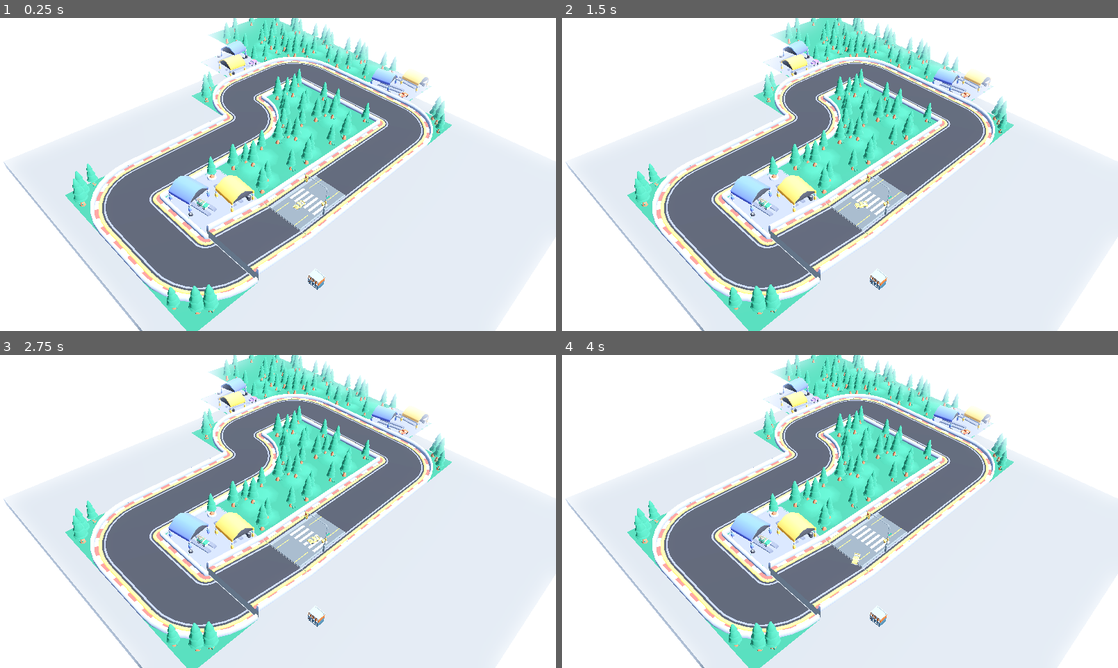
Above: before the commit, frames 1-4 (two rows, left to right).
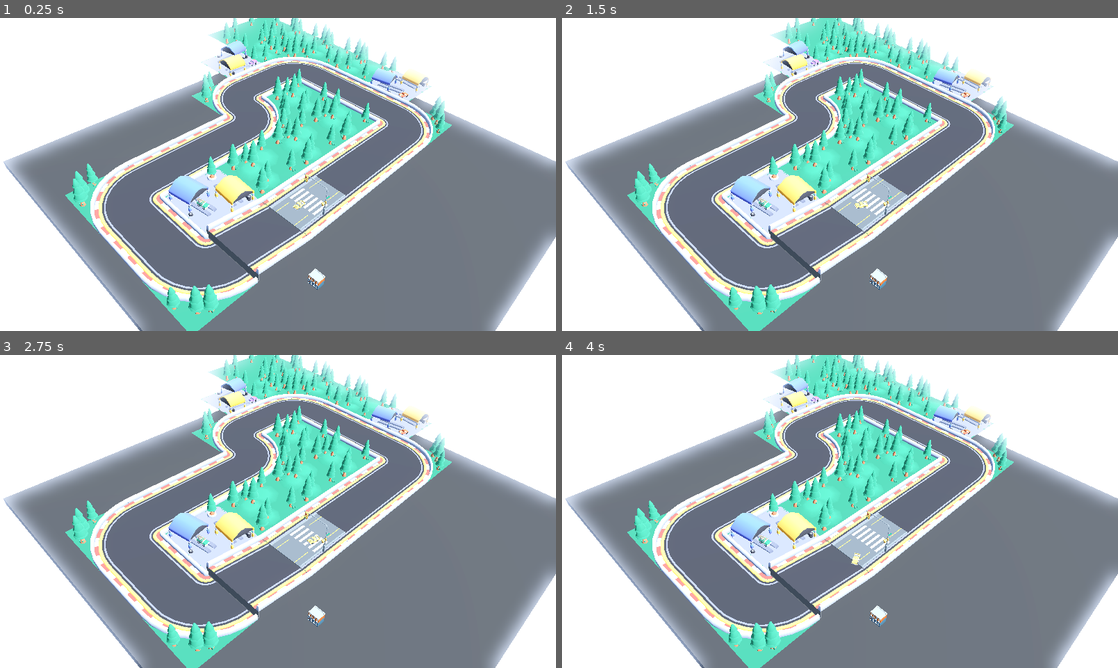
Above: after the commit, the same moments.

Repository: yphil-dev/France-2027-Racer
Game: Godot game, scene res://scenes/main.tscn
Same seed, same stepped clock (60 frames per second), same inputs: the game is played once before the commit and once after it.
Inputs:
- Up to frame 1 (0.25 s): no input
- Up to frame 2 (1.5 s): tap Enter at 0.5 s; hold D (right) 0.53-1.28 s; tap Space at 1.25 s; hold S (back) from 1.28 s (still down)
- Up to frame 3 (2.75 s): tap Enter at 2 s; release S (back) at 2.03 s; hold D (right) from 2.03 s (still down)
- Up to frame 4 (4 s): tap Space at 2.75 s; release D (right) at 2.78 s; hold W (forward) 2.78-3.53 s; tap Enter at 3.5 s; hold A (left) from 3.53 s (still down)

The runs differ from the first frame. In frame 1, 34% of the frame differs, in the area x 0-100%, y 17-100%; in frame 2, 34%; in frame 3, 34%; in frame 4, 34%.

Commit message:
Asphalt

Diff:
--- a/scenes/main.tscn
+++ b/scenes/main.tscn
@@ -10,7 +10,13 @@
 [ext_resource type="PackedScene" uid="uid://c5e64mpylh1ge" path="res://models/vehicle-truck-purple.glb" id="10_p3c1o"]
 [ext_resource type="PackedScene" uid="uid://b34e2pvbemfac" path="res://models/vehicle-truck-red.glb" id="11_wocnk"]
 
+[sub_resource type="StandardMaterial3D" id="StandardMaterial3D_ya4ey"]
+resource_name = "Asphalt"
+albedo_color = Color(0.23392558, 0.23392543, 0.2339254, 1)
+roughness = 0.9
+
 [sub_resource type="BoxMesh" id="BoxMesh_e85i1"]
+material = SubResource("StandardMaterial3D_ya4ey")
 
 [sub_resource type="ConcavePolygonShape3D" id="ConcavePolygonShape3D_85g3d"]
 data = PackedVector3Array(-0.5, 0.5, 0.5, 0.5, 0.5, 0.5, -0.5, -0.5, 0.5, 0.5, 0.5, 0.5, 0.5, -0.5, 0.5, -0.5, -0.5, 0. …(500 unchanged characters)…
@@ -21,6 +27,10 @@
 
 [sub_resource type="BoxMesh" id="BoxMesh_amcpy"]
 size = Vector3(7.4393005, 1.0828857, 0.09539795)
+
+[sub_resource type="StandardMaterial3D" id="StandardMaterial3D_85g3d"]
+albedo_color = Color(0.37036458, 0.37036446, 0.37036443, 1)
+roughness = 0.9
 
 [sub_resource type="ConcavePolygonShape3D" id="ConcavePolygonShape3D_choun"]
 data = PackedVector3Array(-3.7196999, 0.5414, 0.0477, 3.7196999, 0.5414, 0.0477, -3.7196999, -0.5414, 0.0477, 3.7196999 …(932 unchanged characters)…
@@ -90,6 +100,7 @@
 [node name="MeshInstance3D" type="MeshInstance3D" parent="RampSupport" unique_id=1861091313]
 transform = Transform3D(1, 0, 0, 0, 1, 0, 0, 0, 1, 3.7208767, 0.38039124, 14.864722)
 mesh = SubResource("BoxMesh_amcpy")
+surface_material_override/0 = SubResource("StandardMaterial3D_85g3d")
 
 [node name="CollisionShape3D" type="CollisionShape3D" parent="RampSupport" unique_id=386256561]
 transform = Transform3D(1, 0, 0, 0, 1, 0, 0, 0, 1, 3.7208767, 0.38039124, 14.864722)
